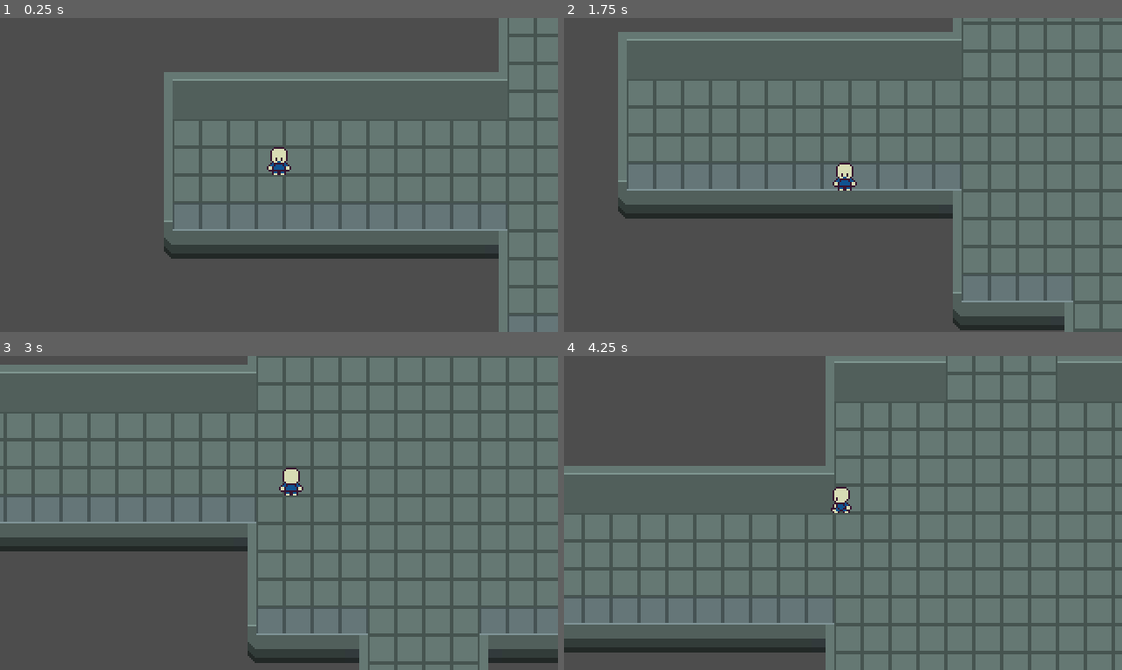
Above: before the commit, frames 1-4 (two rows, left to right).
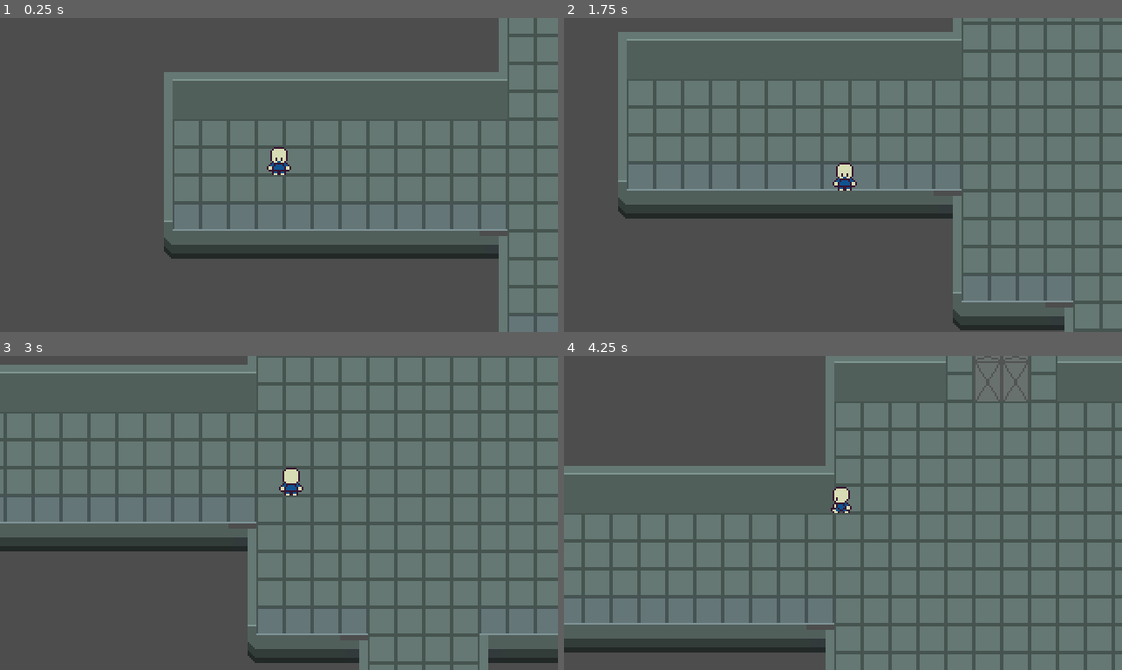
Above: after the commit, the same moments.

Repository: GrafikaKomputerowaProjekt/GrafikaKomputeorwaProjekt
Game: Godot game, scene res://stages/level1.tscn
Same seed, same stepped clock (60 frames per second), same inputs: the game is played once before the commit and once after it. This scene is started directly instead of the project's main scene.
Inputs:
- Up to frame 1 (0.25 s): no input
- Up to frame 2 (1.75 s): tap Enter at 0.5 s; hold Right (move_right) 0.53-1.28 s; tap E (interact) at 0.6, 1.35 s; hold Down (move_down) from 1.28 s (still down)
- Up to frame 3 (3 s): release Down (move_down) at 2.03 s; hold Right (move_right) 2.03-2.78 s; hold Shift (run) 2.03-2.78 s; tap E (interact) at 2.3, 2.85 s; hold Up (move_up) from 2.78 s (still down)
- Up to frame 4 (4.25 s): release Up (move_up) at 3.53 s; hold Left (move_left) from 3.53 s (still down); tap E (interact) at 3.6 s

The runs differ from the first frame. In frame 1, less than 0.1% of the frame differs, in the area x 89-91%, y 67-70%; in frame 2, less than 0.1%; in frame 3, less than 0.1%; in frame 4, 0.4%, in the area x 46-84%, y 0-88%.

Commit message:
feat: working double door north

Diff:
--- a/game/entities/player.tscn
+++ b/game/entities/player.tscn
@@ -220,7 +220,6 @@
 radius = 9.055386
 
 [node name="Player" type="CharacterBody2D" unique_id=1799342814 groups=["Player"]]
-z_index = 1
 y_sort_enabled = true
 script = ExtResource("1_b0kkn")
 walk_sounds = Array[AudioStream]([ExtResource("2_oprnr"), ExtResource("3_8rie4"), ExtResource("4_dp3pk"), ExtResource(" …(182 unchanged characters)…
@@ -228,11 +227,13 @@
 walk_loudness = 0.3
 
 [node name="CollisionShape2D" type="CollisionShape2D" parent="." unique_id=95252628]
+y_sort_enabled = true
 position = Vector2(0, -1)
 rotation = 1.5707964
 shape = SubResource("CapsuleShape2D_merdl")
 
 [node name="Sprite2D" type="Sprite2D" parent="." unique_id=519762845]
+y_sort_enabled = true
 position = Vector2(0, -8)
 texture = ExtResource("2_b0kkn")
 hframes = 8
--- a/game/entities/slidedown_door/door.gd
+++ b/game/entities/slidedown_door/door.gd
@@ -1,57 +1,28 @@
 extends Node2D
+@export var openable_player: bool = true
 
-@export var openable: bool = true
-
-@onready var sprite = $Sprite2D
+@onready var door_closed_sprites = $Door_closed_sprites
 @onready var solid_collision = $StaticBody2D/CollisionShape2D
-
 var is_open = false
 var player_in_range = false
 
-
-# Called when the node enters the scene tree for the first time.
-func _ready() -> void:
-	pass # Replace with function body.
-
-
-# Called every frame. 'delta' is the elapsed time since the previous frame.
-#func _process(delta: float) -> void:
-#	if player_in_range:
-#		if Input.is_action_just_pressed("interact"):
-#			toggle_door()
-#	pass
+func _process(delta):
+	if openable_player and player_in_range and Input.is_action_just_pressed("interact"):
+		toggle_door()
 
 func toggle_door():
 	is_open = !is_open
 	if is_open:
+		door_closed_sprites.visible = false
 		solid_collision.set_deferred("disabled", true)
-		pass
 	else:
+		door_closed_sprites.visible = true
 		solid_collision.set_deferred("disabled", false)
-		pass
-
-func _on_area_entered(body):
-		if body.is_in_group("Player"):
-			player_in_range = true
-
-func _on_area_exited(body):
-		if body.is_in_group("Player"):
-				player_in_range = false
-
-
-func _process(delta):
-
-	if openable and player_in_range and Input.is_action_just_pressed("interact"):
-		print("The E key was pressed while in range!")
-		toggle_door()
 
 func _on_area_2d_body_entered(body):
-	print("An object touched the door: ", body.name)
 	if body.is_in_group("Player"):
-		print("The door recognized the Player group!")
 		player_in_range = true
 
 func _on_area_2d_body_exited(body):
 	if body.is_in_group("Player"):
-		print("The Player left the door area.")
 		player_in_range = false
--- /dev/null
+++ b/game/entities/slidedown_door/doubledoor_north.tscn
@@ -0,0 +1,78 @@
+[gd_scene format=3 uid="uid://dixj8nb4rb5u7"]
+
+[ext_resource type="Script" uid="uid://c7t6roiag772x" path="res://entities/slidedown_door/door.gd" id="1_mi7cj"]
+[ext_resource type="Texture2D" uid="uid://tkn3yk167bhb" path="res://assets/tileset/sheet1.png" id="2_jnso2"]
+
+[sub_resource type="RectangleShape2D" id="RectangleShape2D_0ibrm"]
+size = Vector2(30, 16)
+
+[sub_resource type="RectangleShape2D" id="RectangleShape2D_bfofa"]
+size = Vector2(31, 52)
+
+[node name="Door" type="Node2D" unique_id=590026876]
+y_sort_enabled = true
+script = ExtResource("1_mi7cj")
+
+[node name="Door_open_sprites" type="Node2D" parent="." unique_id=740529693]
+z_index = -1
+z_as_relative = false
+
+[node name="Sprite_open" type="Sprite2D" parent="Door_open_sprites" unique_id=1997768894]
+y_sort_enabled = true
+position = Vector2(8, -8)
+texture = ExtResource("2_jnso2")
+region_enabled = true
+region_rect = Rect2(74, 110, 16, 16)
+
+[node name="Sprite_open" type="Sprite2D" parent="Door_open_sprites/Sprite_open" unique_id=691076170]
+y_sort_enabled = true
+position = Vector2(16, 0)
+texture = ExtResource("2_jnso2")
+region_enabled = true
+region_rect = Rect2(74, 110, 16, 16)
+
+[node name="Door_closed_sprites" type="Node2D" parent="." unique_id=1388888519]
+y_sort_enabled = true
+
+[node name="Sprite_closed" type="Sprite2D" parent="Door_closed_sprites" unique_id=749671866]
+y_sort_enabled = true
+position = Vector2(8, -8)
+texture = ExtResource("2_jnso2")
+region_enabled = true
+region_rect = Rect2(38, 128, 16, 16)
+
+[node name="Sprite_closed" type="Sprite2D" parent="Door_closed_sprites/Sprite_closed" unique_id=1165684495]
+y_sort_enabled = true
+position = Vector2(16, 0)
+texture = ExtResource("2_jnso2")
+region_enabled = true
+region_rect = Rect2(38, 128, 16, 16)
+
+[node name="Sprite_closed2" type="Sprite2D" parent="Door_closed_sprites/Sprite_closed" unique_id=1503168990]
+y_sort_enabled = true
+position = Vector2(0, -16)
+texture = ExtResource("2_jnso2")
+region_enabled = true
+region_rect = Rect2(2, 110, 16, 16)
+
+[node name="Sprite_closed" type="Sprite2D" parent="Door_closed_sprites/Sprite_closed/Sprite_closed2" unique_id=580046495]
+y_sort_enabled = true
+position = Vector2(16, 0)
+texture = ExtResource("2_jnso2")
+region_enabled = true
+region_rect = Rect2(2, 110, 16, 16)
+
+[node name="StaticBody2D" type="StaticBody2D" parent="." unique_id=1282765509]
+
+[node name="CollisionShape2D" type="CollisionShape2D" parent="StaticBody2D" unique_id=510573796]
+position = Vector2(16, -8)
+shape = SubResource("RectangleShape2D_0ibrm")
+
+[node name="Area2D" type="Area2D" parent="." unique_id=781794751]
+
+[node name="CollisionShape2D" type="CollisionShape2D" parent="Area2D" unique_id=462300440]
+position = Vector2(16, -16)
+shape = SubResource("RectangleShape2D_bfofa")
+
+[connection signal="body_entered" from="Area2D" to="." method="_on_area_2d_body_entered"]
+[connection signal="body_exited" from="Area2D" to="." method="_on_area_2d_body_exited"]
--- a/game/stages/level1.tscn
+++ b/game/stages/level1.tscn
@@ -1,6 +1,7 @@
 [gd_scene format=3 uid="uid://bvd86ov6earsu"]
 
 [ext_resource type="Texture2D" uid="uid://tkn3yk167bhb" path="res://assets/tileset/sheet1.png" id="1_dv6pd"]
+[ext_resource type="PackedScene" uid="uid://dixj8nb4rb5u7" path="res://entities/slidedown_door/doubledoor_north.tscn" id="3_2gqwx"]
 [ext_resource type="PackedScene" uid="uid://dtin2trju1b3u" path="res://entities/player.tscn" id="3_8ebg0"]
 
 [sub_resource type="TileSetAtlasSource" id="TileSetAtlasSource_1r6ce"]
@@ -133,7 +134,26 @@
 layer_0/y_sort_enabled = true
 layer_0/tile_data = PackedInt32Array(131072, 393217, 3, 131073, 393217, 3, 131074, 393217, 3, 131075, 393217, 3, 131076 …(8188 unchanged characters)…
 layer_1/name = "Floor"
+layer_1/z_index = -3
 layer_1/tile_data = PackedInt32Array(196610, 1, 0, 196611, 1, 0, 196612, 1, 0, 262148, 1, 0, 262147, 1, 0, 262146, 1, 0 …(13989 unchanged characters)…
 
 [node name="Player" parent="." unique_id=1799342814 instance=ExtResource("3_8ebg0")]
 position = Vector2(61, 80)
+
+[node name="Door" parent="." unique_id=590026876 instance=ExtResource("3_2gqwx")]
+position = Vector2(272, -16)
+
+[node name="Door2" parent="." unique_id=510327191 instance=ExtResource("3_2gqwx")]
+position = Vector2(656, -16)
+
+[node name="Door3" parent="." unique_id=1027779463 instance=ExtResource("3_2gqwx")]
+position = Vector2(272, -192)
+
+[node name="Door4" parent="." unique_id=1472180034 instance=ExtResource("3_2gqwx")]
+position = Vector2(656, -192)
+
+[node name="Door5" parent="." unique_id=1187424161 instance=ExtResource("3_2gqwx")]
+position = Vector2(272, -400)
+
+[node name="Door6" parent="." unique_id=1623042151 instance=ExtResource("3_2gqwx")]
+position = Vector2(656, -400)
Binary file changed: game/assets/tileset/sheet1.png
